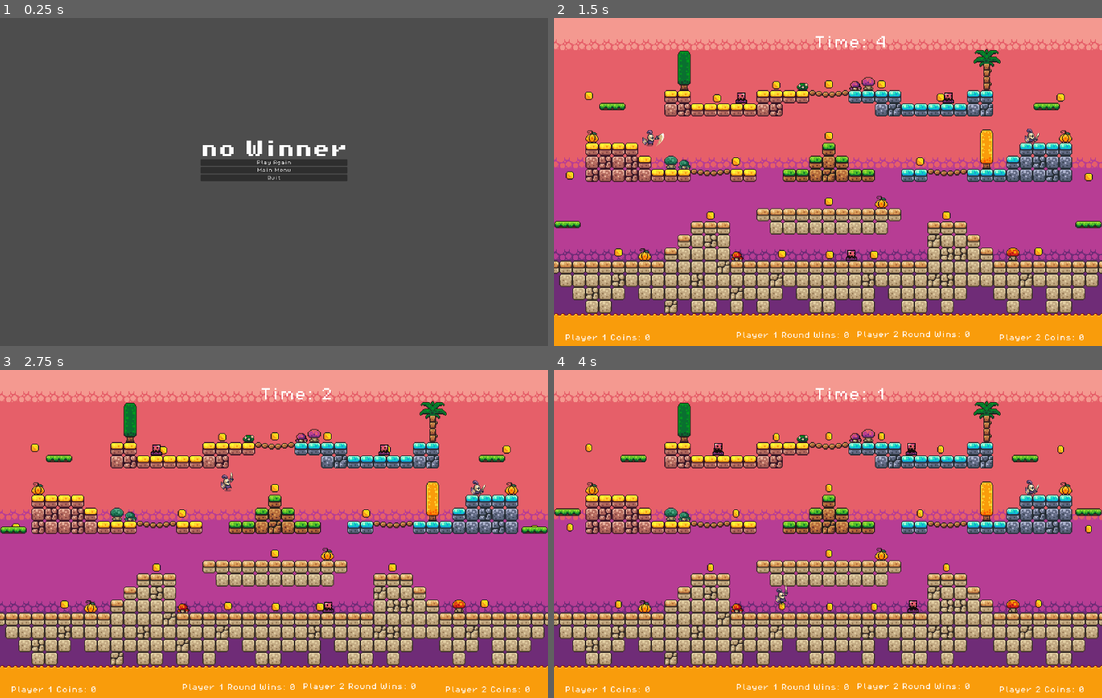
Above: before the commit, frames 1-4 (two rows, left to right).
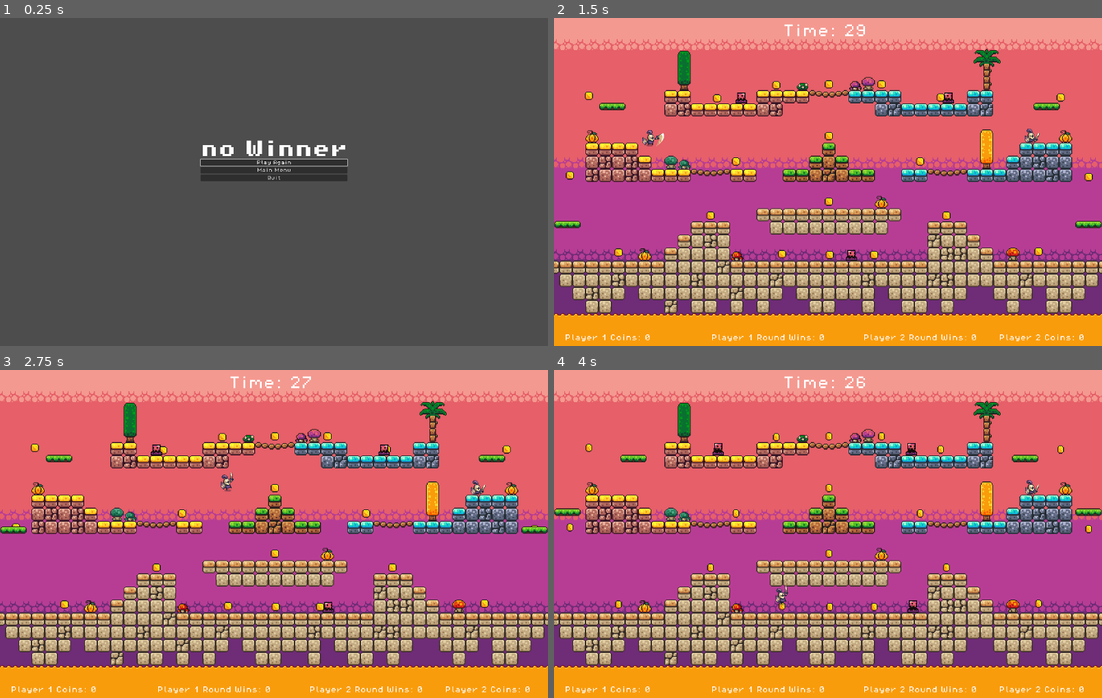
Above: after the commit, the same moments.

Repository: TommyJu/knight-fight
Game: Godot game, scene res://scenes/win_screen.tscn
Same seed, same stepped clock (60 frames per second), same inputs: the game is played once before the commit and once after it. This scene is started directly instead of the project's main scene.
Inputs:
- Up to frame 1 (0.25 s): no input
- Up to frame 2 (1.5 s): click "Play Again" at 0.5 s; hold D (move_right) from 1.28 s (still down); tap S (attack) at 1.35 s
- Up to frame 3 (2.75 s): keep holding D (move_right); tap W (jump) at 1.52, 2.27 s; tap Down (attack2) at 2.1 s
- Up to frame 4 (4 s): release D (move_right) at 2.78 s; hold A (move_left) 2.78-3.53 s; tap Left (move_left2) at 2.85 s; hold D (move_right) from 3.53 s (still down); tap Right (move_right2) at 3.6 s; tap W (jump) at 3.77 s

The runs differ from the first frame. In frame 1, 0.1% of the frame differs, in the area x 36-64%, y 42-46%; in frame 2, 0.7%, in the area x 28-77%, y 1-99%; in frame 3, 0.7%; in frame 4, 0.7%.
Error in both runs: Invalid call. Nonexistent function 'add_point' in base 'Node (game_manager.gd)'. (res://scripts/coin.gd:18)

Commit message:
fine tune UI

Diff:
--- a/scenes/game.tscn
+++ b/scenes/game.tscn
@@ -353,22 +353,22 @@
 text = "Player 2 Coins: 0"
 
 [node name="Player2Round" type="Label" parent="GameManager"]
-offset_left = 313.0
-offset_top = 296.0
-offset_right = 417.0
-offset_bottom = 304.0
+offset_left = 321.0
+offset_top = 300.0
+offset_right = 425.0
+offset_bottom = 308.0
 theme_override_fonts/font = ExtResource("2_2petv")
 theme_override_font_sizes/font_size = 8
-text = "Player2:  0"
+text = "Player 2 wins:  0"
 
 [node name="Player1Round" type="Label" parent="GameManager"]
-offset_left = 166.0
-offset_top = 297.0
-offset_right = 270.0
-offset_bottom = 305.0
+offset_left = 136.0
+offset_top = 300.0
+offset_right = 240.0
+offset_bottom = 308.0
 theme_override_fonts/font = ExtResource("2_2petv")
 theme_override_font_sizes/font_size = 8
-text = "Player 1: 0"
+text = "Player 1 wins: 0"
 
 [node name="TileMap" type="TileMap" parent="."]
 position = Vector2(-1, 2)
@@ -515,16 +515,17 @@
 script = ExtResource("9_0pq3t")
 
 [node name="Timer" type="Timer" parent="RoundTimer"]
-wait_time = 5.0
+wait_time = 30.0
 one_shot = true
 autostart = true
 
 [node name="TimeRemaining" type="Label" parent="RoundTimer"]
-offset_left = 261.0
-offset_top = -64.0
-offset_right = 301.0
-offset_bottom = -41.0
+offset_left = 223.0
+offset_top = -78.0
+offset_right = 325.0
+offset_bottom = -55.0
 theme_override_fonts/font = ExtResource("2_2petv")
 theme_override_font_sizes/font_size = 16
+text = "Time: 30"
 
 [connection signal="timeout" from="RoundTimer/Timer" to="GameManager" method="_on_timer_timeout"]
--- a/scenes/win_screen.tscn
+++ b/scenes/win_screen.tscn
@@ -35,18 +35,24 @@
 
 [node name="PlayAgainButton" type="Button" parent="VBoxContainer"]
 layout_mode = 2
+focus_neighbor_top = NodePath("../QuitButton")
+focus_neighbor_bottom = NodePath("../MainMenuButton")
 theme_override_fonts/font = ExtResource("2_7nes1")
 theme_override_font_sizes/font_size = 16
 text = "Play Again"
 
 [node name="MainMenuButton" type="Button" parent="VBoxContainer"]
 layout_mode = 2
+focus_neighbor_top = NodePath("../PlayAgainButton")
+focus_neighbor_bottom = NodePath("../QuitButton")
 theme_override_fonts/font = ExtResource("2_7nes1")
 theme_override_font_sizes/font_size = 16
 text = "Main Menu"
 
 [node name="QuitButton" type="Button" parent="VBoxContainer"]
 layout_mode = 2
+focus_neighbor_top = NodePath("../MainMenuButton")
+focus_neighbor_bottom = NodePath("../PlayAgainButton")
 theme_override_fonts/font = ExtResource("2_7nes1")
 theme_override_font_sizes/font_size = 16
 text = "Quit"
--- a/scripts/win_screen.gd
+++ b/scripts/win_screen.gd
@@ -7,6 +7,7 @@
 func _ready() -> void:
 	winner_label.text = RoundCount.determine_winner()
 	RoundCount.reset_round()
+	v_box_container.get_node("PlayAgainButton").grab_focus()
 
 
 
